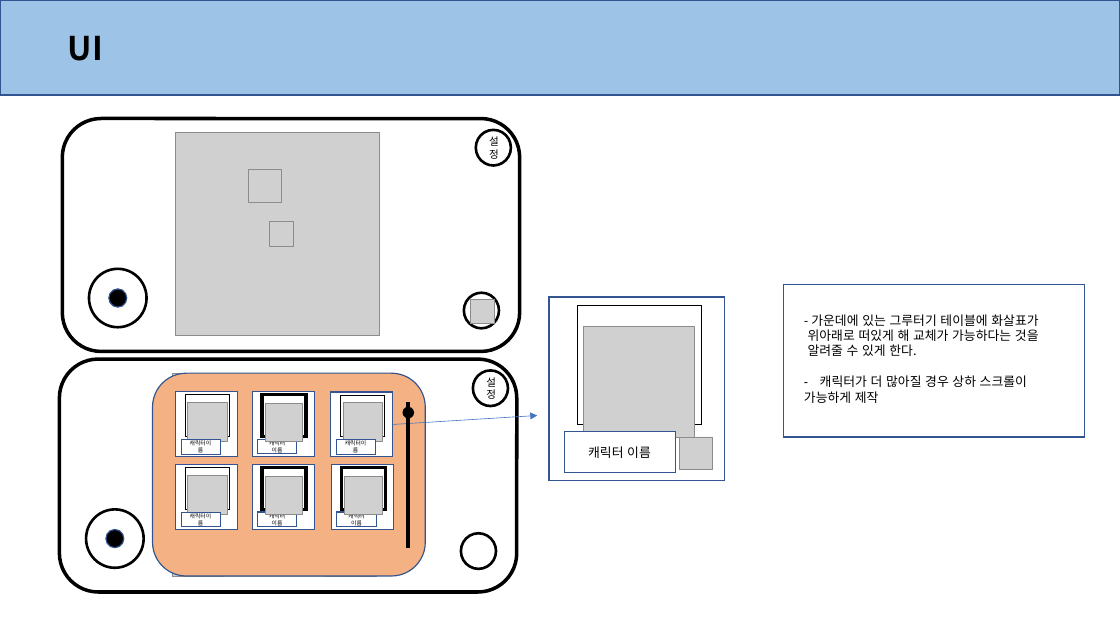
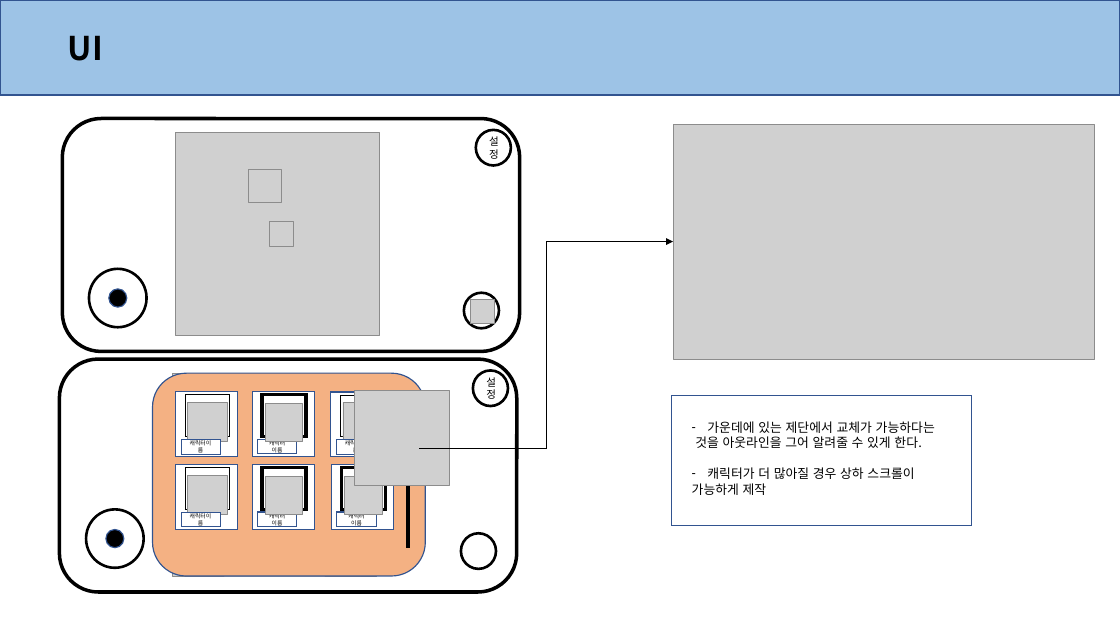
Before and after one commit to anglik0370/EscapeIsland, a slide deck: slide 7 of _Prototype/Document/UI/InGameUI.pptx. Drawn at 1120x630 pixels with LibreOffice and Linux fonts; fonts in the diff are those of the drawing; grey boxes stand for pictures; background and template pictures are left out. Boxes give left, top, right and bottom in pixels: in the first picture for what was removed or moved away, otherwise in the second. Text is boxed around its words. In the diff, an @@ line names an element or a change of style, - is before the commit and + after.

Commit message:
캐릭터 선택창 / 게임 시작& 종료 화면 기획

```diff
--- a/_Prototype/Document/UI/InGameUI.pptx
+++ b/_Prototype/Document/UI/InGameUI.pptx
@@ picture added at bbox=[673, 124, 1094, 360] @@
@@ elbow arrow added from (419, 448) to (673, 242), #000000 0.5 pt @@
@@ picture added at bbox=[355, 390, 450, 485] @@
@@ arrow removed from (392, 424) to (538, 416) @@
@@ ellipse removed at bbox=[402, 407, 414, 418] @@
@@ rectangle: place and size @@
-rectangle at bbox=[784, 285, 1085, 437]
+rectangle at bbox=[671, 396, 972, 526]
@@ text "가운데에 있는 제단에서 교체가 가능하다는": place and size @@
-text "가운데에 있는 제단에서 교체가 가능하다는" at bbox=[804, 314, 1039, 403]
+text "가운데에 있는 제단에서 교체가 가능하다는" at bbox=[692, 421, 935, 495]
@@ group removed at bbox=[549, 297, 725, 481]: 3 rectangles, 2 pictures @@
-캐릭터 이름
@@ text at bbox=[695, 421, 935, 448]: text changed @@
-- 가운데에 있는 그루터기 테이블에 화살표가
-위아래로 떠있게 해 교체가 가능하다는 것을
-알려줄 수 있게 한다.
+– 가운데에 있는 제단에서 교체가 가능하다는
+것을 아웃라인을 그어 알려줄 수 있게 한다.
```
Also in this commit, not shown: 1 other file.
